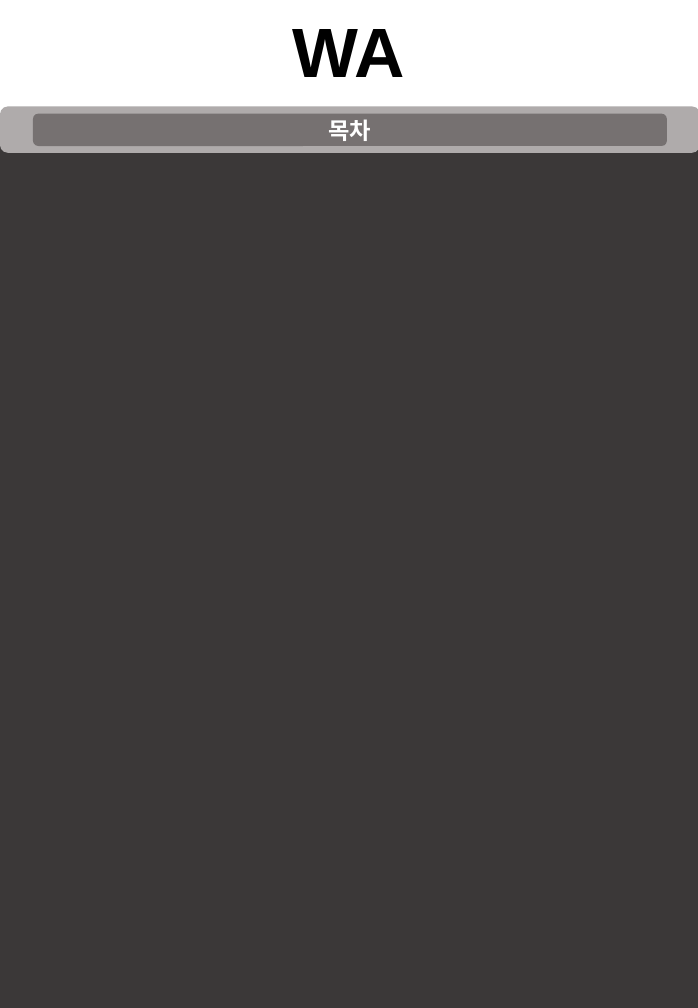
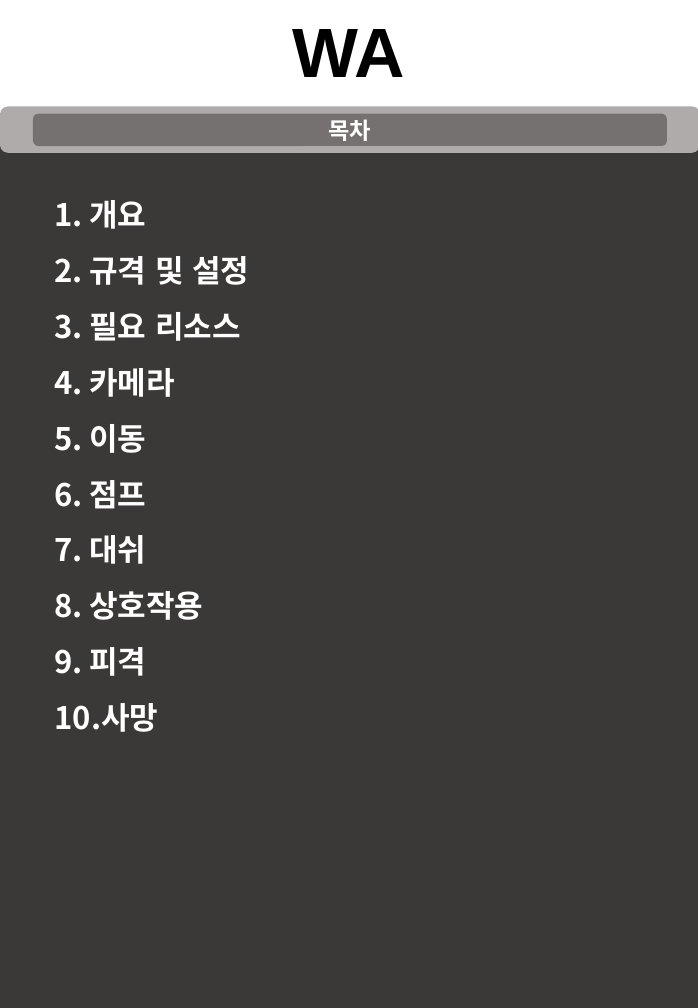
Before and after one commit to taeseongeom/WA, a slide deck: slide 2 of 기획서/신버전/캐릭터 시스템.pptx. Drawn at 698x1008 pixels with LibreOffice and Linux fonts; fonts in the diff are those of the drawing. Boxes give left, top, right and bottom in pixels: in the first picture for what was removed or moved away, otherwise in the second. Text is boxed around its words. In the diff, an @@ line names an element or a change of style, - is before the commit and + after.

```diff
--- a/기획서/신버전/캐릭터 시스템.pptx
+++ b/기획서/신버전/캐릭터 시스템.pptx
@@ text added at [54, 200, 249, 732], 24 pt, text #FFFFFF, bold @@
+1. 개요
+2. 규격 및 설정
+3. 필요 리소스
+4. 카메라
+5. 이동
+6. 점프
+7. 대쉬
+8. 상호작용
+9. 피격
+10. 사망
```
Also in this commit, not shown: 4 other slides changed, 1 slide removed, 1 other file.
